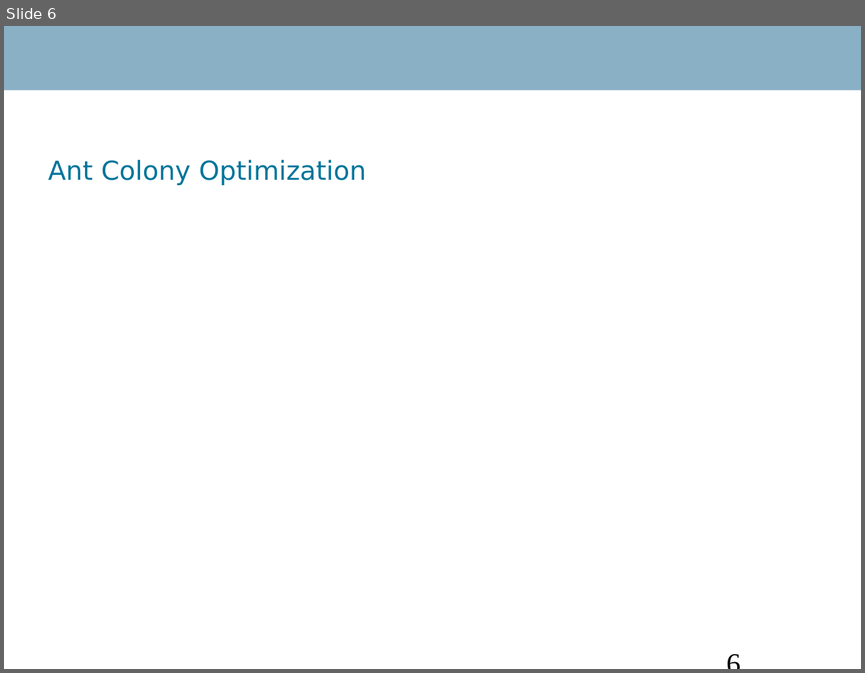
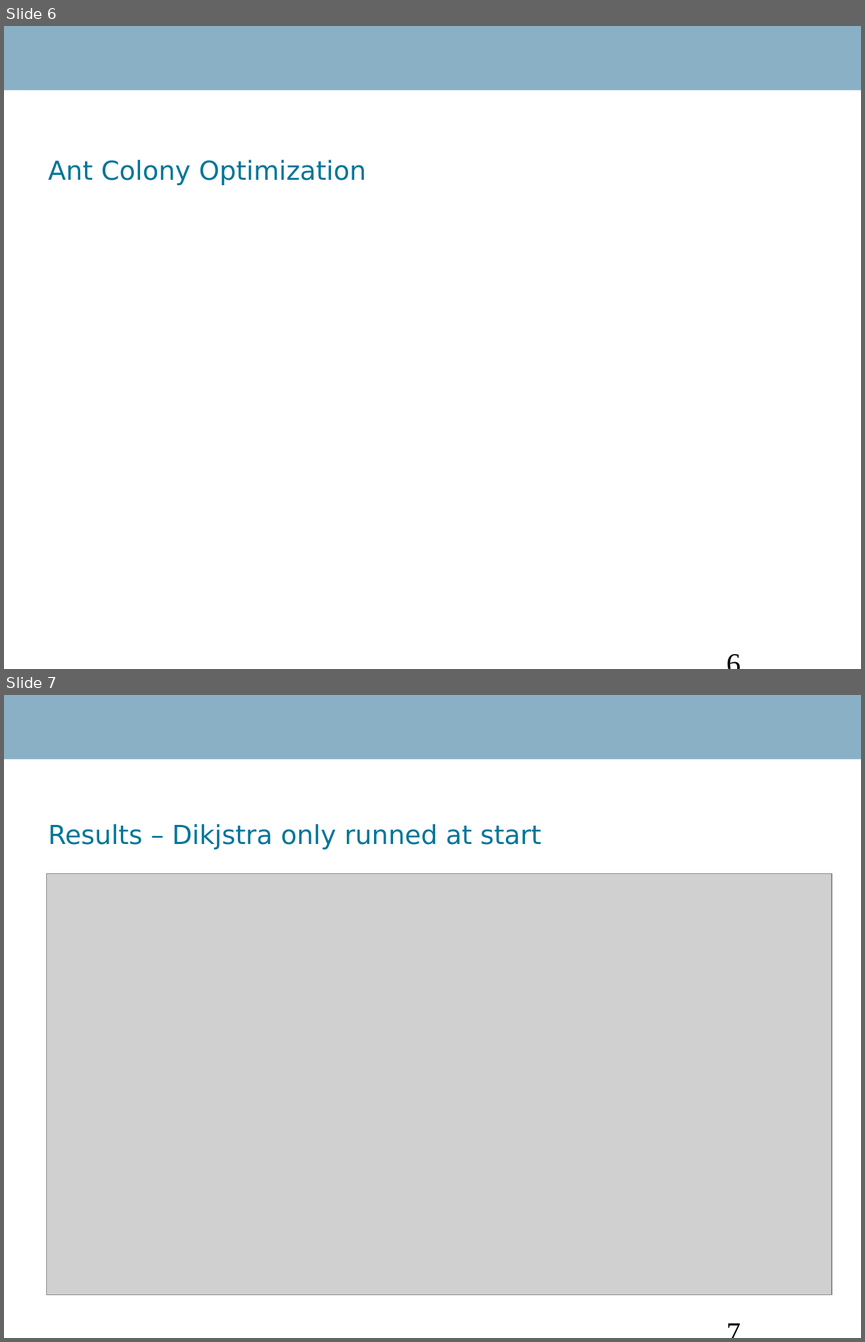
Before and after one commit to Danidude/Master-Thesis, a slide deck: Report/IKT 590 Master Thesis.ppt. Shown one above the other, each under a label of ours: slide 6 before the commit, slides 6 and 7 after it. The pictures are 865x673 and 865x1342 pixels, drawn with LibreOffice and Linux fonts; fonts in the diff are those of the drawing; grey boxes stand for pictures; background and template pictures are left out. Boxes give left, top, right and bottom in pixels: in the first picture for what was removed or moved away, otherwise in the second. Text is boxed around its words. In the diff, an @@ line names an element or a change of style, - is before the commit and + after.

```diff
--- a/Report/IKT 590 Master Thesis.ppt
+++ b/Report/IKT 590 Master Thesis.ppt
@@ slide 7 added at bbox=[4, 695, 861, 1338], background #FFFFFF; not listed: 1 template element that a slide beside it also shows @@
@@ title added at bbox=[48, 824, 541, 849], 22 pt, text #00759A @@
+Results – Dikjstra only runned at start
@@ picture added at bbox=[47, 873, 832, 1294] @@
@@ page number added at bbox=[718, 1309, 838, 1338], 24 pt, text #000000 @@
+7
```
Also in this commit, not shown: 1 slide changed, 6 other slides added, 3 other files.
